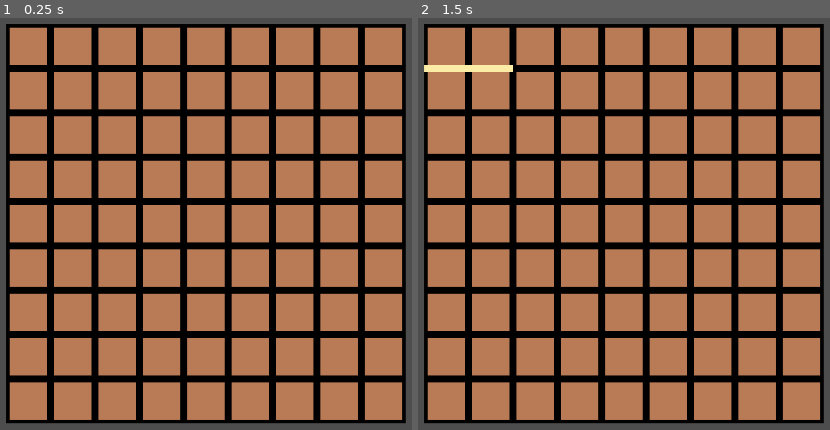
Above: before the commit, frames 1-2 (left to right).
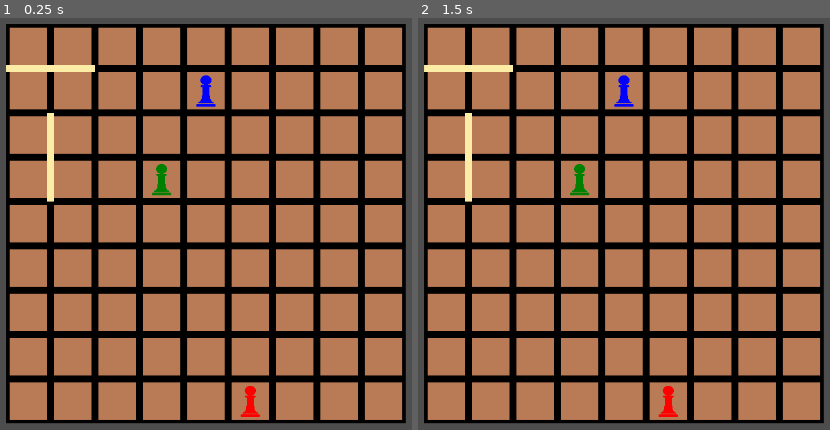
Above: after the commit, the same moments.

Repository: paperbottle11/qdor
Game: Godot game, scene res://main.tscn
Same seed, same stepped clock (60 frames per second), same inputs: the game is played once before the commit and once after it.
Inputs:
- Up to frame 1 (0.25 s): no input
- Up to frame 2 (1.5 s): tap Enter (ui_accept) at 0.5, 0.6, 0.77, 1.07, 1.25, 1.35 s

The runs differ from the first frame. In frame 1, 1.3% of the frame differs, in the area x 1-64%, y 11-97%; in frame 2, 1.0%.

Commit message:
Added players and 2d board integration for the walls

Diff:
--- a/GameManager.gd
+++ b/GameManager.gd
@@ -2,13 +2,34 @@
 
 var grid_cell = preload("res://grid.tscn")
 var wall_scene = preload("res://wall.tscn")
+var player_textures = [preload("res://Players/BLP.png"),preload("res://Players/RP.png"), preload("res://Players/GP.png"), preload("res://Players/YP.png")]
 var board_size = 9
 var grid_size = 64
 
+var player_positions = [[4,1],[5,8],[3,3]]
 var walls = []
 
 # Called when the node enters the scene tree for the first time.
 func _ready():
+	for i in range(17):
+		var row = []
+		for j in range(17):
+			row.append(0)
+		walls.append(row)
+	walls[4][1] = 1
+	walls[6][1] = 1
+	walls[1][0] = 1
+	walls[1][2] = 1
+	print(walls)
+
+	rebuild_board()
+
+func rebuild_board():
+	draw_board()
+	draw_players()
+	draw_walls()
+
+func draw_board():
 	for i in range(board_size):
 		for j in range(board_size):
 			var grid = grid_cell.instantiate()
@@ -17,12 +38,30 @@
 			grid.position = Vector2(x, y)
 			add_child(grid)
 
+func draw_players():
+	for i in range(len(player_positions)):
+		var pos = player_positions[i]
+		var player = Sprite2D.new()
+		player.texture = player_textures[i]
+		player.position = Vector2(grid_size * (pos[0] + 1), grid_size * (pos[1] + 1))
+		player.scale = Vector2(0.17,0.15)
+		add_child(player)
+
+func draw_walls():
+	var wallstemp = walls.duplicate()
+	for i in range(len(wallstemp)):
+		if i % 2 == 0:
+			for j in range(1, len(wallstemp[i]), 2):
+				if wallstemp[i][j] == 1:
+					place_wall(ceil(j/2)+1,i/2,1)
+		else:
+			for j in range(0, len(wallstemp[i]), 2):
+				if wallstemp[i][j] == 1:
+					place_wall(j/2,ceil(i/2)+1,0)
+
 func place_wall(x, y, direction):
 	if type_string(typeof(x)) != "int" or type_string(typeof(y)) != "int" or type_string(typeof(direction)) != "int":
 		print("Error: wall input is not of type integer")
-		return
-	if (not direction and (x > 7 or x < 0 or y < 1 or y > 8)) or (direction and (x < 1 or x > 8 or y > 7 or y < 0)):
-		print("Error: invalid wall placement")
 		return
 
 	var wall = wall_scene.instantiate()
@@ -32,10 +71,10 @@
 	else:		  wall.position = Vector2(grid_size * (x + 0.5), grid_size * (y + 0.5) - 5)
 
 	add_child(wall)
-	walls.append([x,y,direction])
-
 
 # Called every frame. 'delta' is the elapsed time since the previous frame.
 func _process(delta):
-	if Input.is_action_just_pressed("ui_accept"):
-		place_wall(0,1,0)
+	#if Input.is_action_just_pressed("ui_accept"):
+		#place_wall(1,1,0)
+		#place_wall(2,1,0)
+	pass
--- a/wall.tscn
+++ b/wall.tscn
@@ -3,6 +3,6 @@
 [ext_resource type="Texture2D" uid="uid://crsfvje0muh30" path="res://wall.png" id="1_cti6p"]
 
 [node name="Wall" type="Sprite2D"]
-scale = Vector2(1, 0.5)
+scale = Vector2(0.5, 0.5)
 texture = ExtResource("1_cti6p")
 offset = Vector2(64, 10)
Binary file added: Players/BLP.png
Not shown, added: Players/BLP.png.import
Binary file added: Players/GP.png
Not shown, added: Players/GP.png.import
Binary file added: Players/RP.png
Not shown, added: Players/RP.png.import
Binary file added: Players/YP.png
Not shown, added: Players/YP.png.import
